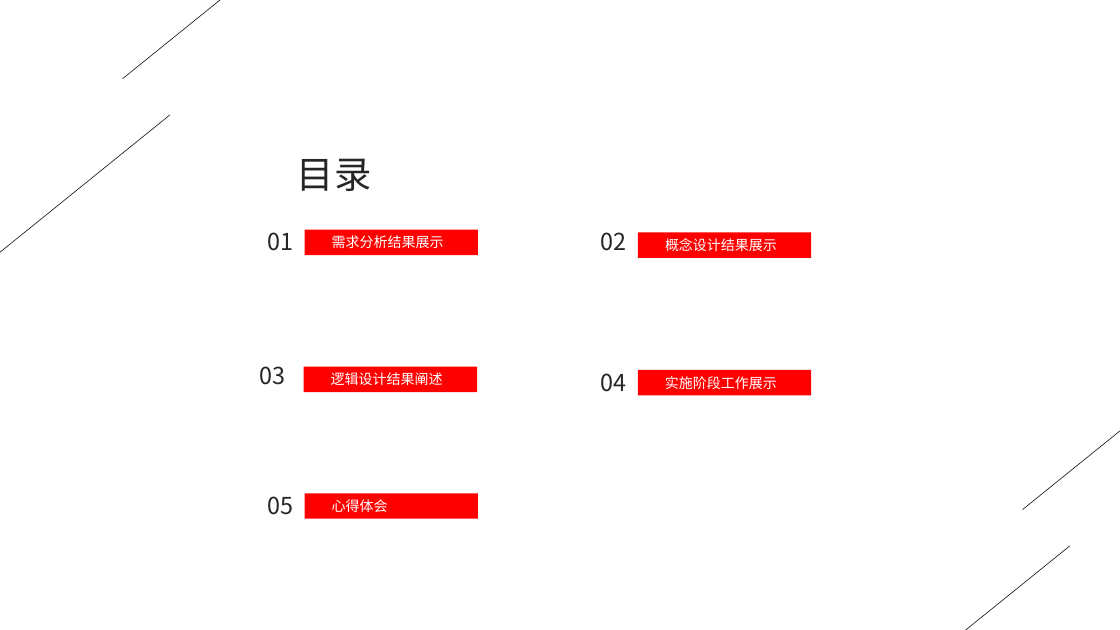
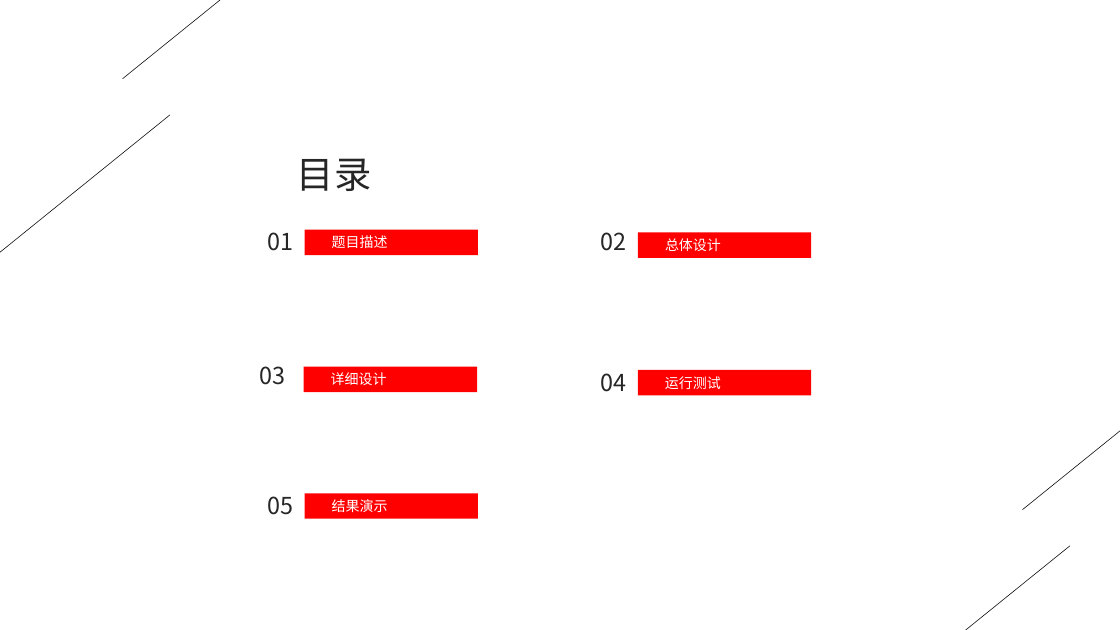
Before and after one commit to dlct-wzx/data-structure-practice, a slide deck: slide 2 of 答辩ppt.pptx. Drawn at 1120x630 pixels with LibreOffice and Linux fonts; fonts in the diff are those of the drawing; background and template pictures are left out. Boxes give left, top, right and bottom in pixels: in the first picture for what was removed or moved away, otherwise in the second. Text is boxed around its words. In the diff, an @@ line names an element or a change of style, - is before the commit and + after.

```diff
--- a/答辩ppt.pptx
+++ b/答辩ppt.pptx
@@ text in rectangle at <box>332,235,388,248</box>: text changed @@
-需求分析结果展示
+题目描述
@@ text in rectangle at <box>665,238,721,251</box>: text changed @@
-概念设计结果展示
+总体设计
@@ text in rectangle at <box>331,372,387,385</box>: text changed @@
-逻辑设计结果阐述
+详细设计
@@ text in rectangle at <box>665,376,721,389</box>: text changed @@
-实施阶段工作展示
+运行测试
@@ text in rectangle at <box>332,499,388,512</box>: text changed @@
-心得体会
+结果演示
```
Also in this commit, not shown: 6 other slides changed, 12 slides added, 19 slides removed, 8 other files.
